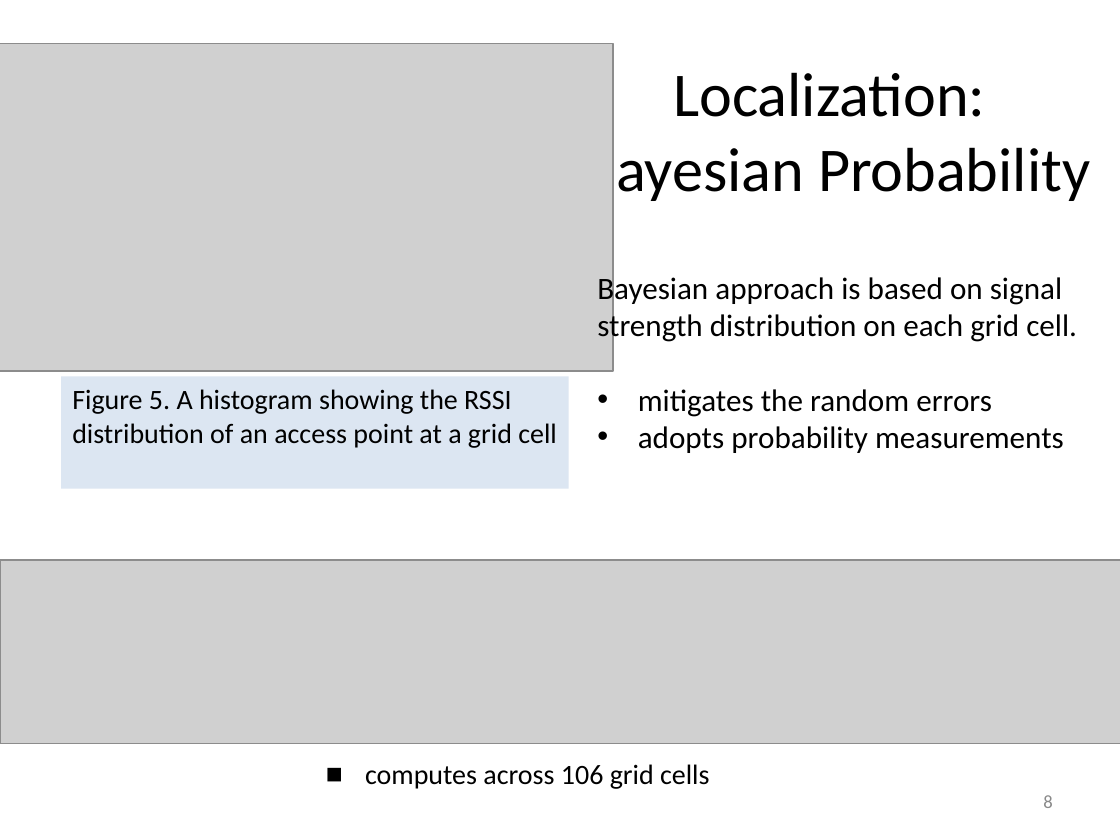
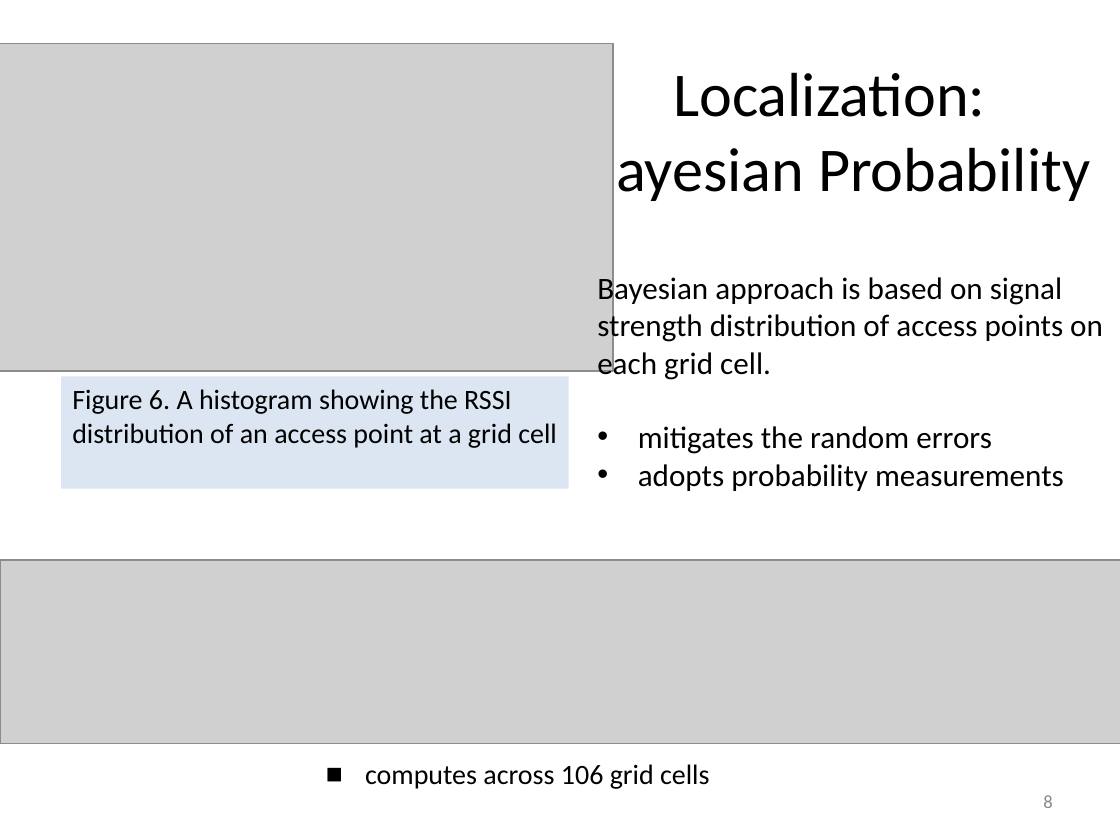
Before and after one commit to venkinarla/qya2, a slide deck: slide 8 of Final Year Porject (QYA2)_update.ppt. Drawn at 1120x840 pixels with LibreOffice and Linux fonts; fonts in the diff are those of the drawing; grey boxes stand for pictures. Boxes give left, top, right and bottom in pixels: in the first picture for what was removed or moved away, otherwise in the second. Text is boxed around its words. In the diff, an @@ line names an element or a change of style, - is before the commit and + after.

Commit message:
ppt update

```diff
--- a/Final Year Porject (QYA2)_update.ppt
+++ b/Final Year Porject (QYA2)_update.ppt
@@ text at [597, 273, 1103, 380]: text changed @@
-Bayesian approach is based on signal strength distribution on each grid cell.
+Bayesian approach is based on signal strength distribution of access points on each grid cell.
@@ text in rectangle at [72, 389, 557, 448]: text changed @@
-Figure 5. A histogram showing the RSSI distribution of an access point at a grid cell
+Figure 6. A histogram showing the RSSI distribution of an access point at a grid cell
```
Also in this commit, not shown: 2 other slides changed.
